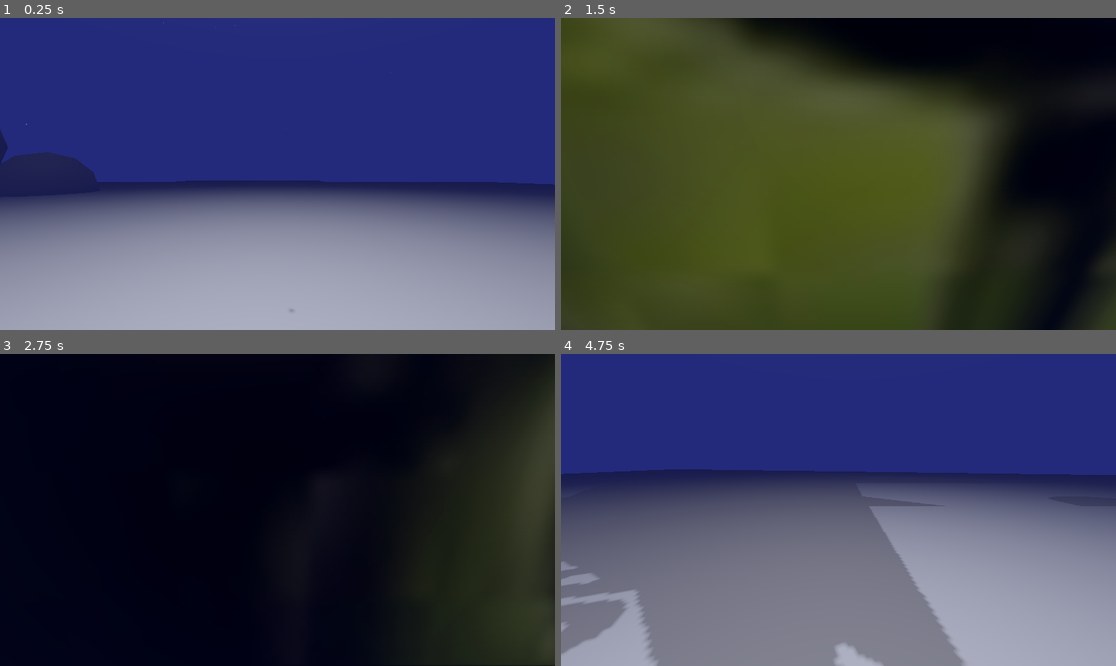
Above: before the commit, frames 1-4 (two rows, left to right).
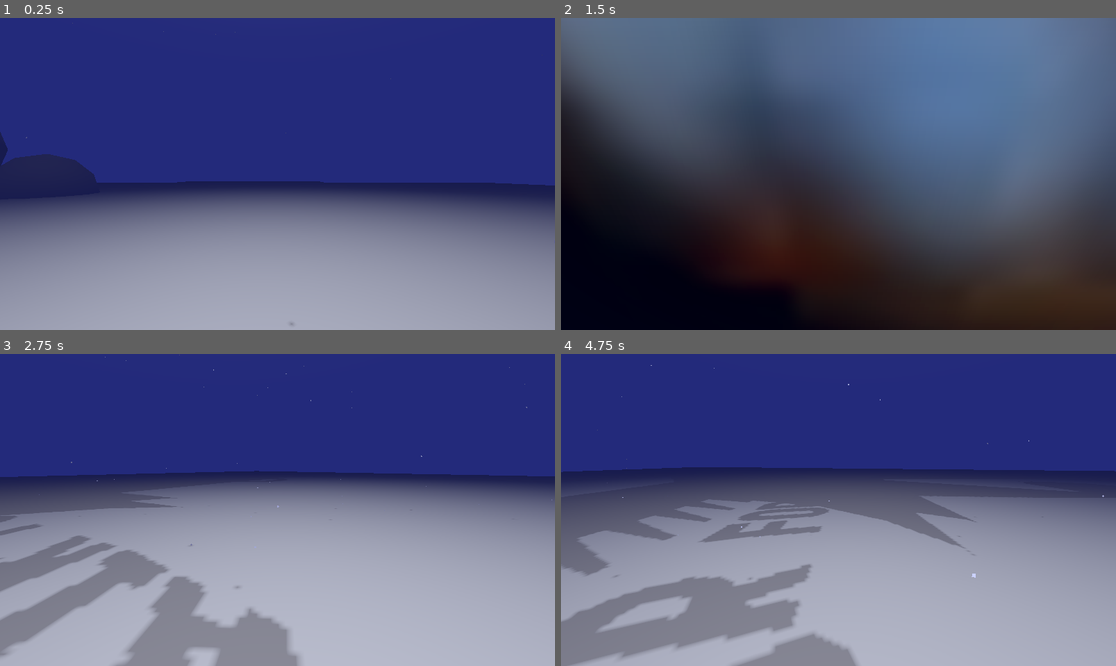
Above: after the commit, the same moments.

Repository: Brownbookcover/team-dion-rebirth
Game: Godot game, scene res://Scenes/main.tscn
Same seed, same stepped clock (60 frames per second), same inputs: the game is played once before the commit and once after it.
Inputs (mouse positions are in pixels of both pictures, inside the frame that each line leads up to):
- Up to frame 1 (0.25 s): no input
- Up to frame 2 (1.5 s): tap Enter (ui_accept) at 0.5, 0.77 s; move the mouse to (960, 158) at 0.52 s; hold D (player_right) 0.53-1.28 s; click (960, 158) at 0.67 s; move the mouse to (810, 174) at 1.27 s; hold W (player_forward) from 1.28 s (still down)
- Up to frame 3 (2.75 s): keep holding W (player_forward); tap Enter (ui_accept) at 1.52 s; move the mouse to (288, 503) at 2.02 s
- Up to frame 4 (4.75 s): keep holding W (player_forward); move the mouse to (832, 516) at 2.77 s; tap Enter (ui_accept) at 3.02, 3.77, 4.52 s; move the mouse to (877, 513) at 3.52 s; move the mouse to (794, 506) at 4.27 s

The runs differ from the first frame. In frame 1, 0.3% of the frame differs, in the area x 0-100%, y 1-99%; in frame 2, 98%; in frame 3, 100%, in the area x 0-100%, y 0-100%; in frame 4, 23%.

Commit message:
feat: improve player controller

Diff:
--- a/Prefabs/Player/player.gd
+++ b/Prefabs/Player/player.gd
@@ -19,19 +19,29 @@
 
 func _physics_process(delta: float) -> void:
 	if not is_on_floor():
-		velocity += get_gravity() * delta
+		velocity.y += stats.gravity_accel * delta
 
 	if Input.is_action_just_pressed("ui_accept") and is_on_floor():
 		velocity.y = stats.jump_velocity
 
 	var input_dir := Input.get_vector("player_left", "player_right", "player_forward", "player_back")
-	var direction = (pivot.transform.basis * Vector3(input_dir.x, 0, input_dir.y)).normalized()
+	var direction: Vector3 = (pivot.transform.basis * Vector3(input_dir.x, 0, input_dir.y)).normalized()
 
 	var target_move_vel = direction * stats.max_move_vel
 
 	var current_move_vel = Vector3(velocity.x, 0, velocity.z)
 
-	var new_move_vel = current_move_vel.move_toward(target_move_vel, stats.move_acc * delta)
+	var accel_rate: float
+	if direction.length_squared() > 0:
+		# Decelerate when suddenly changing direction
+		if current_move_vel.dot(direction) < (current_move_vel.length() * 0.5):
+			accel_rate = stats.move_decel
+		else:
+			accel_rate = stats.move_accel
+	else:
+		accel_rate = stats.move_decel
+
+	var new_move_vel = current_move_vel.move_toward(target_move_vel, accel_rate * delta)
 
 	velocity.x = new_move_vel.x
 	velocity.z = new_move_vel.z
--- a/Resources/PlayerStats/default_player_stats.tres
+++ b/Resources/PlayerStats/default_player_stats.tres
@@ -4,8 +4,9 @@
 
 [resource]
 script = ExtResource("1_dmxg1")
-max_move_vel = 5.0
-move_acc = 5.0
-speed = 5.0
-jump_velocity = 4.5
+max_move_vel = 2.0
+move_accel = 1.0
+move_decel = 8.0
+gravity_accel = -3.0
+jump_velocity = 2.0
 metadata/_custom_type_script = "uid://eeu2dk810kpv"
--- a/Resources/PlayerStats/player_stats.gd
+++ b/Resources/PlayerStats/player_stats.gd
@@ -3,7 +3,9 @@
 
 
 @export var max_move_vel: float
-@export var move_acc: float
+@export var move_accel: float
+@export var move_decel: float
 
-@export var speed: float
+@export var gravity_accel: float
+
 @export var jump_velocity: float
